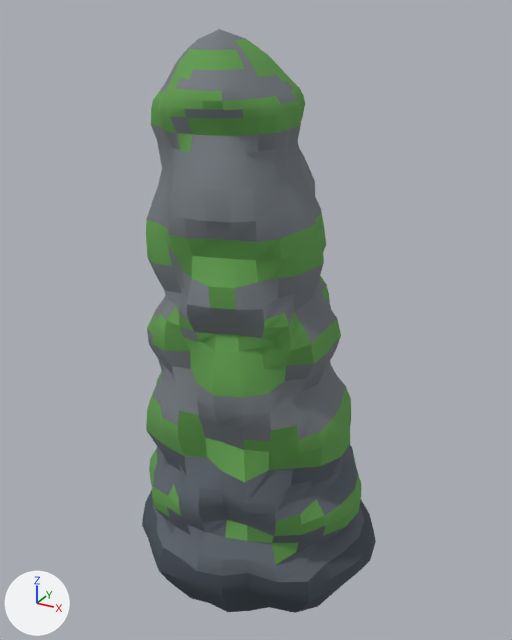
Two versions of the FBX model Assets/Art/Models/Islet/SM_Rock_Cliff_01.fbx, one commit apart.
Camera for both pictures: a 50 mm camera at (31.0, -54.6, 51.6) aimed at (0.7, 0.7, 24.0). The lights are fixed; the arrows at lower left show +X, +Y and +Z. The picture after the commit comes second.

Names of what the first picture shows: 'SM_Rock_Cliff_01'.
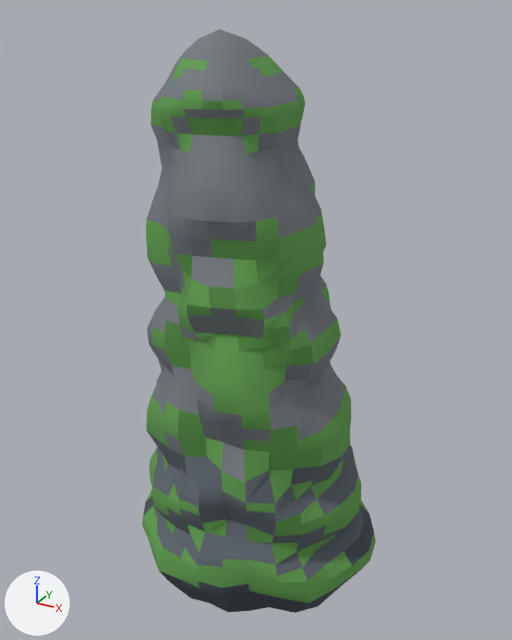
What changed in the scene script:
```text
Change me_sm_rock_cliff_01:
    where me_sm_rock_cliff_01.from_pydata(...)  # 1262 vertices, 1290 faces; spans x -12.5..14.1, y -11.7..12.8, z -3.0..50.0
    used by ob_sm_rock_cliff_01; location = (0.0, 0.0, 0.0)
    me_sm_rock_cliff_01 part 1: 54 of the faces centred in x -12.1..13.8, y -11.5..12.5, z 1.2..2.4 switch from mat_m_rock_lo (greyish blue #424b55) to mat_m_rockmoss (green #5f9b4d)
    me_sm_rock_cliff_01 part 2: 53 of the faces centred in x -11.8..10.7, y -11.4..12.1, z 3.4..12.4 switch from mat_m_rock_mid (dark grey #5b636c) to mat_m_rockmoss (green #5f9b4d)
    me_sm_rock_cliff_01 part 3: 55 of the faces centred in x -10.0..6.5, y -9.8..12.2, z 17.7..41.5 switch from mat_m_rock_hi (grey #73797e) to mat_m_rockmoss (green #5f9b4d)
    me_sm_rock_cliff_01 part 4: the 1 face centred in x 3.8, y -8.8, z 6.7 switches from mat_m_rockmoss (green #5f9b4d) to mat_m_rock_mid (dark grey #5b636c)
    me_sm_rock_cliff_01 part 5: 69 of the faces centred in x -7.5..2.9, y -5.2..8.4, z 41.5..48.9 switch from mat_m_rockmoss (green #5f9b4d) to mat_m_rock_hi (grey #73797e)
    me_sm_rock_cliff_01 part 6: 10 of the faces centred in x -9.2..7.2, y -7.7..1.8, z 24.1..33.4 switch from mat_m_rockmoss (green #5f9b4d) to mat_m_rock_hi (grey #73797e)
    me_sm_rock_cliff_01 part 7: 2 of the faces centred in x -2.6..3.6, y -9.2..-9.0, z 14.6 switch from mat_m_rockmoss (green #5f9b4d) to mat_m_rock_hi (grey #73797e)
```

What differs and where, as boxes [x1, y1, x2, y2] in the pictures (512 x 640 px):
part 1 of me_sm_rock_cliff_01, recoloured (greyish blue to green)
    both: [142, 490, 376, 603]
part 2 of me_sm_rock_cliff_01, recoloured (dark grey to green)
    both: [163, 455, 343, 582]
part 3 of me_sm_rock_cliff_01, recoloured
    both: [163, 134, 315, 430]
part 4 of me_sm_rock_cliff_01, recoloured (green to dark grey)
    both: [225, 520, 247, 541]
part 5 of me_sm_rock_cliff_01, recoloured (green to grey)
    both: [153, 39, 299, 135]
part 6 of me_sm_rock_cliff_01, recoloured
    both: [147, 234, 305, 339]
part 7 of me_sm_rock_cliff_01, recoloured (green to grey)
    both: [163, 431, 245, 482]
